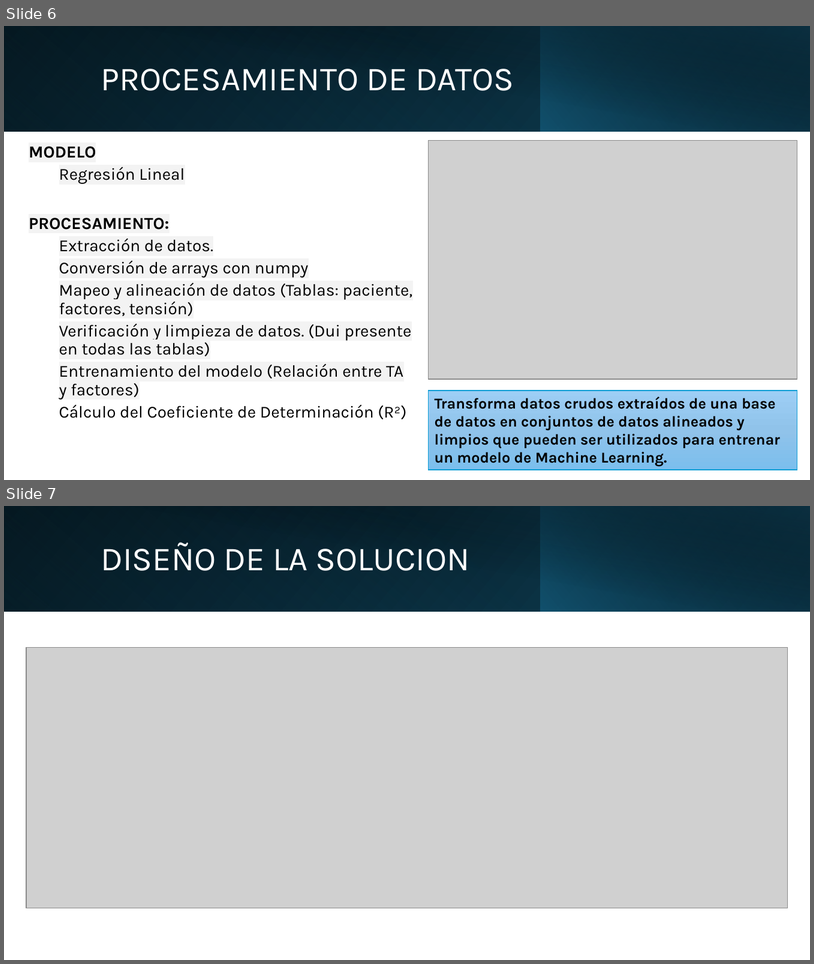
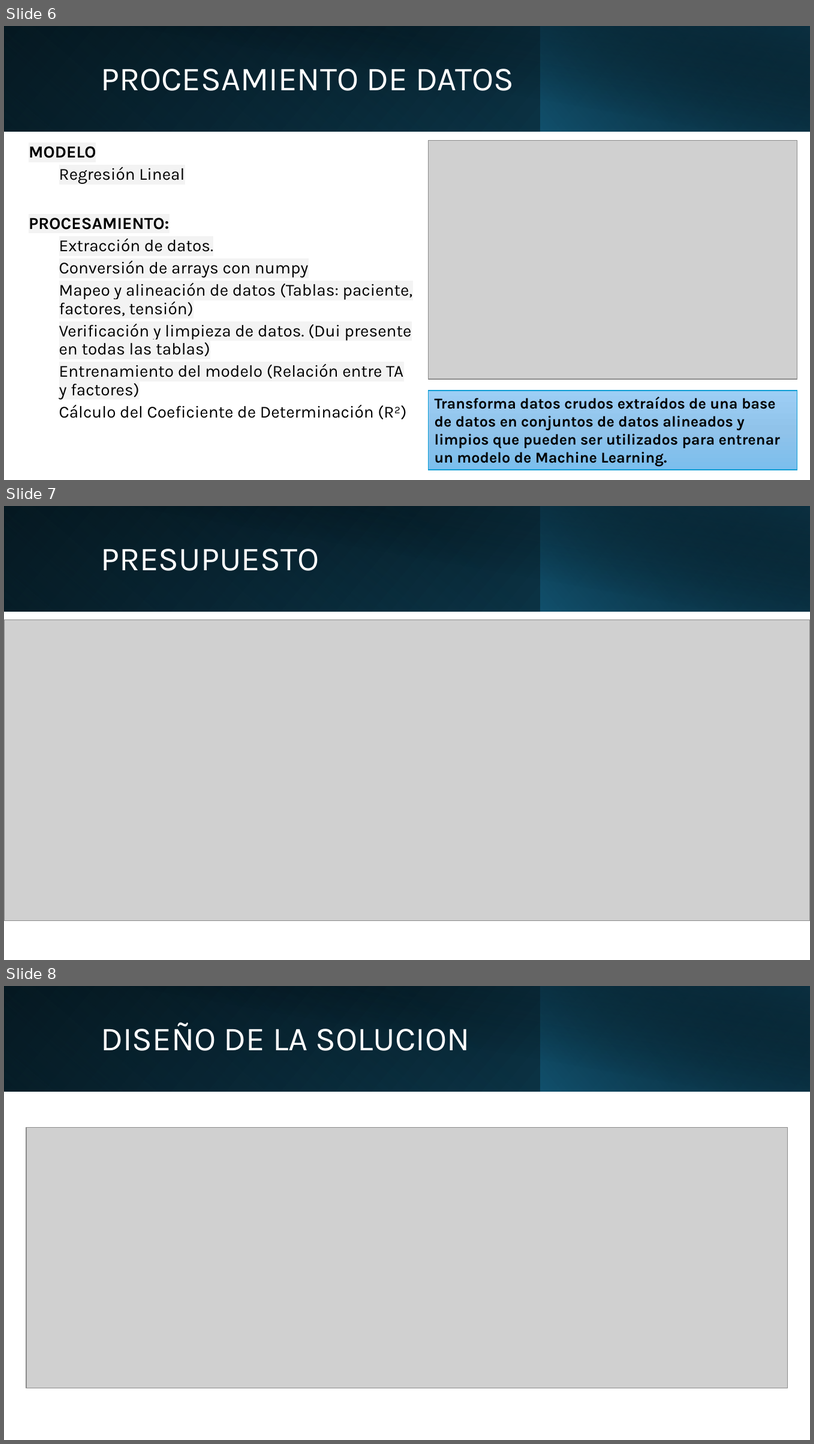
Before and after one commit to 1716732000/TH5, a slide deck: ta5/Avance 03 IA.pptx. Shown one above the other, each under a label of ours: slides 6 and 7 before the commit, slides 6, 7 and 8 after it. The pictures are 814x964 and 814x1444 pixels, drawn with LibreOffice and Linux fonts; fonts in the diff are those of the drawing; grey boxes stand for pictures. Boxes give left, top, right and bottom in pixels: in the first picture for what was removed or moved away, otherwise in the second. Text is boxed around its words. In the diff, an @@ line names an element or a change of style, - is before the commit and + after.

```diff
--- a/ta5/Avance 03 IA.pptx
+++ b/ta5/Avance 03 IA.pptx
@@ slide 7 added at bbox=[4, 506, 810, 960], background #FFFFFF @@
@@ rectangle added at bbox=[4, 506, 810, 611], fill gradient #000000 to #104862 @@
@@ rectangle added at bbox=[4, 506, 541, 611], fill gradient #156082 to #0B3041 @@
@@ rectangle added at bbox=[34, 506, 810, 612], fill gradient #000000 to #0B3041 @@
@@ rectangle added at bbox=[540, 506, 810, 611], fill gradient #156082 to #000000 @@
@@ title added at bbox=[101, 549, 319, 571], 40 pt, text #FFFFFF @@
+PRESUPUESTO
@@ picture added at bbox=[4, 620, 810, 921] @@
@@ what was slide 7 is now slide 8 @@
```
